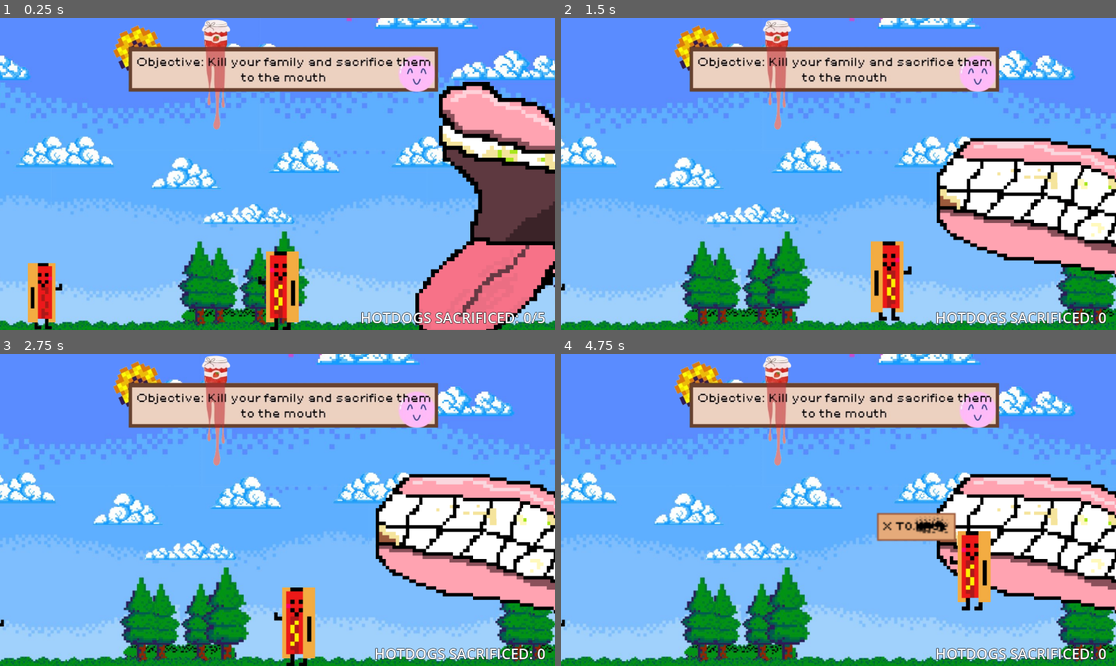
Above: before the commit, frames 1-4 (two rows, left to right).
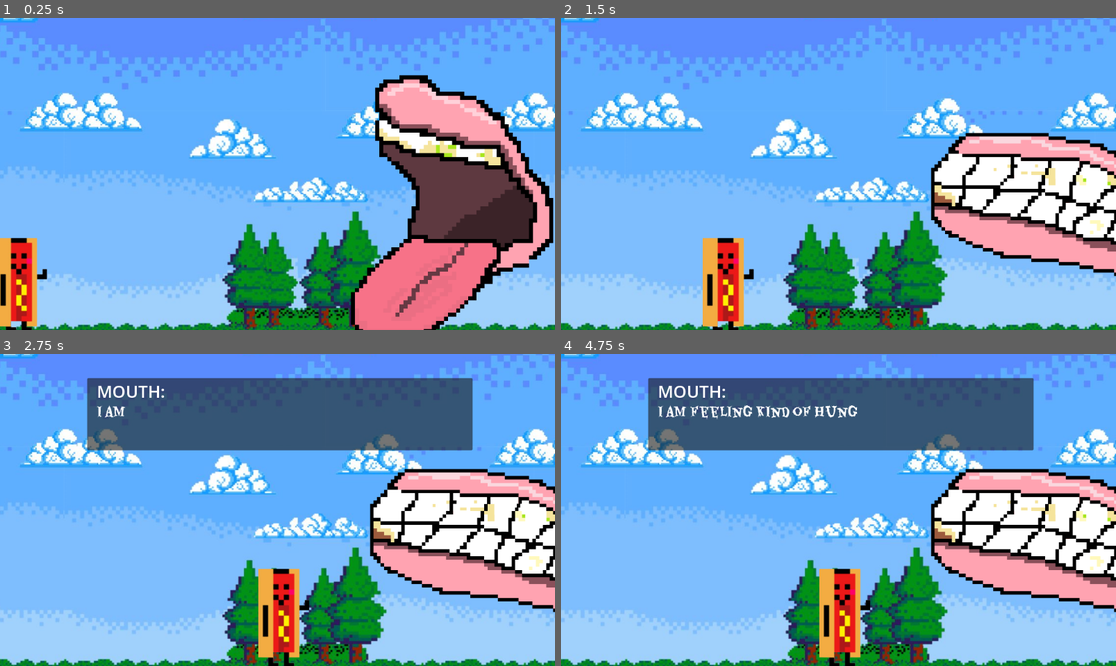
Above: after the commit, the same moments.

Repository: AudreyS108/daydream-project
Game: Godot game, scene res://scenes/CutsceneStart.tscn
The game is run twice, just before and just after one commit, with the same random seed, the same clock (stepped at 60 frames per second) and the same inputs. Before the commit the project starts from res://scenes/game.tscn.
Inputs:
- Up to frame 1 (0.25 s): no input
- Up to frame 2 (1.5 s): tap Enter (ui_accept) at 0.5, 0.77 s; hold Right (ui_right) from 0.53 s (still down); tap F at 0.6 s; tap X at 1.35 s
- Up to frame 3 (2.75 s): tap Enter (ui_accept) at 1.52 s; release Right (ui_right) at 2.03 s; hold Left (ui_left) from 2.03 s (still down); tap F at 2.1 s
- Up to frame 4 (4.75 s): release Left (ui_left) at 2.78 s; hold Right (ui_right) 2.78-4.28 s; tap X at 2.85, 4.35 s; tap Enter (ui_accept) at 3.02, 3.77, 4.52 s; tap F at 3.6 s; hold Left (ui_left) from 4.28 s (still down)

The runs differ from the first frame. In frame 1, 61% of the frame differs, in the area x 0-100%, y 0-100%; in frame 2, 55%; in frame 3, 59%; in frame 4, 60%.

Commit message:
CUTSCENE ADDED
- Created cutscene
- used animation player
- Added script to handle cutscene
- Added voice acting (by @Sevastipol )

Diff:
--- a/project.godot
+++ b/project.godot
@@ -11,7 +11,7 @@
 [application]
 
 config/name="Daydream Project"
-run/main_scene="uid://lhoagjgbcmbs"
+run/main_scene="uid://gk7q5u45l026"
 config/features=PackedStringArray("4.4", "Forward Plus")
 config/icon="res://icon.svg"
 
@@ -27,6 +27,7 @@
 , Object(InputEventKey,"resource_local_to_scene":false,"resource_name":"","device":0,"window_id":0,"alt_pressed":false, …(185 unchanged characters)…
 , Object(InputEventKey,"resource_local_to_scene":false,"resource_name":"","device":0,"window_id":0,"alt_pressed":false, …(181 unchanged characters)…
 , Object(InputEventKey,"resource_local_to_scene":false,"resource_name":"","device":-1,"window_id":0,"alt_pressed":false …(183 unchanged characters)…
+, Object(InputEventKey,"resource_local_to_scene":false,"resource_name":"","device":0,"window_id":0,"alt_pressed":false,"shift_pressed":false,"ctrl_pressed":false,"meta_pressed":false,"pressed":false,"keycode":0,"physical_keycode":4194320,"key_label":0,"unicode":0,"location":0,"echo":false,"script":null)
 ]
 }
 ui_left={
@@ -45,6 +46,14 @@
 , Object(InputEventKey,"resource_local_to_scene":false,"resource_name":"","device":0,"window_id":0,"alt_pressed":false,"shift_pressed":false,"ctrl_pressed":false,"meta_pressed":false,"pressed":false,"keycode":0,"physical_keycode":68,"key_label":0,"unicode":0,"location":0,"echo":false,"script":null)
 ]
 }
+ui_up={
+"deadzone": 0.5,
+"events": [Object(InputEventKey,"resource_local_to_scene":false,"resource_name":"","device":0,"window_id":0,"alt_pressed":false,"shift_pressed":false,"ctrl_pressed":false,"meta_pressed":false,"pressed":false,"keycode":4194320,"physical_keycode":0,"key_label":0,"unicode":0,"location":0,"echo":false,"script":null)
+, Object(InputEventJoypadButton,"resource_local_to_scene":false,"resource_name":"","device":0,"button_index":11,"pressure":0.0,"pressed":false,"script":null)
+, Object(InputEventJoypadMotion,"resource_local_to_scene":false,"resource_name":"","device":0,"axis":1,"axis_value":-1.0,"script":null)
+, Object(InputEventKey,"resource_local_to_scene":false,"resource_name":"","device":0,"window_id":0,"alt_pressed":false,"shift_pressed":false,"ctrl_pressed":false,"meta_pressed":false,"pressed":false,"keycode":0,"physical_keycode":4194320,"key_label":0,"unicode":0,"location":0,"echo":false,"script":null)
+]
+}
 Attack={
 "deadzone": 0.2,
 "events": []
--- /dev/null
+++ b/scenes/CutsceneStart.tscn
@@ -0,0 +1,367 @@
+[gd_scene load_steps=25 format=3 uid="uid://gk7q5u45l026"]
+
+[ext_resource type="Script" uid="uid://ym8rvbwwj6ai" path="res://scenes/cutscene_choice.gd" id="1_d5o1w"]
+[ext_resource type="Texture2D" uid="uid://2n5d4tr7xhjt" path="res://assets/Sprites/BGFINAL.jpg" id="2_1icfg"]
+[ext_resource type="PackedScene" uid="uid://lhoagjgbcmbs" path="res://scenes/game.tscn" id="2_a4faq"]
+[ext_resource type="Texture2D" uid="uid://dk8rp2yhgkhd2" path="res://assets/Sprites/unnamed.png" id="3_a4faq"]
+[ext_resource type="AudioStream" uid="uid://da3c6sr3yvuhn" path="res://assets/Sounds/StartCutsceneAudio.mp3" id="4_a4faq"]
+[ext_resource type="Texture2D" uid="uid://bt3oiwpqn4yjq" path="res://assets/Sprites/unnamed3.png" id="4_chm6r"]
+[ext_resource type="Texture2D" uid="uid://1nqs34mfuwi7" path="res://assets/Sprites/unnamed2.png" id="5_mfsmj"]
+[ext_resource type="Texture2D" uid="uid://pcb33w1ivho1" path="res://assets/Sprites/unnamed4.png" id="6_bag2w"]
+[ext_resource type="Texture2D" uid="uid://8mj6nb8ukygq" path="res://assets/Sprites/unnamed5.png" id="7_pwgtw"]
+[ext_resource type="Texture2D" uid="uid://gilg06xgxgva" path="res://assets/Sprites/CarryHotdog.png" id="8_fphjl"]
+[ext_resource type="Texture2D" uid="uid://bdsr6lj0immch" path="res://assets/Sprites/CarryHotdog2.png" id="9_uincq"]
+[ext_resource type="Texture2D" uid="uid://hj3dm0kqodlo" path="res://assets/Sprites/CarryHotdog3.png" id="10_dhuar"]
+[ext_resource type="Texture2D" uid="uid://bl7y3cu0krj82" path="res://assets/Sprites/CarryHotdog4.png" id="11_lyr5b"]
+[ext_resource type="Texture2D" uid="uid://kbjmgpma3xr3" path="res://assets/Sprites/PlayerNormal1.png" id="12_sv64y"]
+[ext_resource type="Texture2D" uid="uid://b6j1bj2pgfbo6" path="res://assets/Sprites/PlayerNormal2.png" id="13_58eq1"]
+[ext_resource type="Texture2D" uid="uid://cgbnmteyrucud" path="res://assets/Sprites/Player.png" id="14_6wn4t"]
+[ext_resource type="Texture2D" uid="uid://dvt1ccp0fw8bn" path="res://assets/Sprites/Player2.png" id="15_i2xkx"]
+[ext_resource type="FontFile" uid="uid://35s6lnabdsfb" path="res://assets/Fonts/Eater/Eater-Regular.ttf" id="16_dkw1w"]
+
+[sub_resource type="Animation" id="Animation_7rlx5"]
+resource_name = "MakeAChoice"
+length = 13.0
+tracks/0/type = "value"
+tracks/0/imported = false
+tracks/0/enabled = true
+tracks/0/path = NodePath("Characters/Player:position")
+tracks/0/interp = 1
+tracks/0/loop_wrap = true
+tracks/0/keys = {
+"times": PackedFloat32Array(0, 2.5),
+"transitions": PackedFloat32Array(1, 1),
+"update": 0,
+"values": [Vector2(-430, -160), Vector2(175, -160)]
+}
+tracks/1/type = "value"
+tracks/1/imported = false
+tracks/1/enabled = true
+tracks/1/path = NodePath("Characters/Player:frame")
+tracks/1/interp = 1
+tracks/1/loop_wrap = true
+tracks/1/keys = {
+"times": PackedFloat32Array(0.25, 0.5, 0.766667, 1.01667, 1.26667, 1.51667, 1.78333, 2.03333, 2.26667, 2.51667),
+"transitions": PackedFloat32Array(1, 1, 1, 1, 1, 1, 1, 1, 1, 1),
+"update": 1,
+"values": [1, 0, 1, 0, 1, 0, 1, 0, 1, 0]
+}
+tracks/2/type = "value"
+tracks/2/imported = false
+tracks/2/enabled = true
+tracks/2/path = NodePath("UI/Panel:visible")
+tracks/2/interp = 1
+tracks/2/loop_wrap = true
+tracks/2/keys = {
+"times": PackedFloat32Array(0, 2.5),
+"transitions": PackedFloat32Array(1, 1),
+"update": 1,
+"values": [false, true]
+}
+tracks/3/type = "value"
+tracks/3/imported = false
+tracks/3/enabled = true
+tracks/3/path = NodePath("UI/Panel/Label:text")
+tracks/3/interp = 1
+tracks/3/loop_wrap = true
+tracks/3/keys = {
+"times": PackedFloat32Array(2.5),
+"transitions": PackedFloat32Array(1),
+"update": 1,
+"values": ["MOUTH:"]
+}
+tracks/4/type = "value"
+tracks/4/imported = false
+tracks/4/enabled = true
+tracks/4/path = NodePath("UI/Panel/RichTextLabel:text")
+tracks/4/interp = 1
+tracks/4/loop_wrap = true
+tracks/4/keys = {
+"times": PackedFloat32Array(2.5),
+"transitions": PackedFloat32Array(1),
+"update": 1,
+"values": ["I am feeling kind of hungry. Feed me 5 hotdogs and I should be full."]
+}
+tracks/5/type = "value"
+tracks/5/imported = false
+tracks/5/enabled = true
+tracks/5/path = NodePath("UI/Panel/RichTextLabel:visible_ratio")
+tracks/5/interp = 1
+tracks/5/loop_wrap = true
+tracks/5/keys = {
+"times": PackedFloat32Array(2.3, 8.86667),
+"transitions": PackedFloat32Array(1, 1),
+"update": 0,
+"values": [0.0, 1.0]
+}
+tracks/6/type = "method"
+tracks/6/imported = false
+tracks/6/enabled = true
+tracks/6/path = NodePath(".")
+tracks/6/interp = 1
+tracks/6/loop_wrap = true
+tracks/6/keys = {
+"times": PackedFloat32Array(2.46667, 12.5),
+"transitions": PackedFloat32Array(1, 1),
+"values": [{
+"args": [],
+"method": &"_playSound"
+}, {
+"args": [],
+"method": &"_changeScene"
+}]
+}
+
+[sub_resource type="Animation" id="Animation_fymfc"]
+length = 0.001
+tracks/0/type = "value"
+tracks/0/imported = false
+tracks/0/enabled = true
+tracks/0/path = NodePath("Characters/Player:position")
+tracks/0/interp = 1
+tracks/0/loop_wrap = true
+tracks/0/keys = {
+"times": PackedFloat32Array(0),
+"transitions": PackedFloat32Array(1),
+"update": 0,
+"values": [Vector2(-84, -102)]
+}
+tracks/1/type = "value"
+tracks/1/imported = false
+tracks/1/enabled = true
+tracks/1/path = NodePath("Characters/Player:frame")
+tracks/1/interp = 1
+tracks/1/loop_wrap = true
+tracks/1/keys = {
+"times": PackedFloat32Array(0),
+"transitions": PackedFloat32Array(1),
+"update": 1,
+"values": [0]
+}
+tracks/2/type = "value"
+tracks/2/imported = false
+tracks/2/enabled = true
+tracks/2/path = NodePath("UI/Panel:visible")
+tracks/2/interp = 1
+tracks/2/loop_wrap = true
+tracks/2/keys = {
+"times": PackedFloat32Array(0),
+"transitions": PackedFloat32Array(1),
+"update": 1,
+"values": [false]
+}
+tracks/3/type = "value"
+tracks/3/imported = false
+tracks/3/enabled = true
+tracks/3/path = NodePath("UI/Panel/Label:text")
+tracks/3/interp = 1
+tracks/3/loop_wrap = true
+tracks/3/keys = {
+"times": PackedFloat32Array(0),
+"transitions": PackedFloat32Array(1),
+"update": 1,
+"values": ["TITLE:"]
+}
+tracks/4/type = "value"
+tracks/4/imported = false
+tracks/4/enabled = true
+tracks/4/path = NodePath("UI/Panel/RichTextLabel:text")
+tracks/4/interp = 1
+tracks/4/loop_wrap = true
+tracks/4/keys = {
+"times": PackedFloat32Array(0),
+"transitions": PackedFloat32Array(1),
+"update": 1,
+"values": ["Insert dialogue here"]
+}
+tracks/5/type = "value"
+tracks/5/imported = false
+tracks/5/enabled = true
+tracks/5/path = NodePath("UI/Panel/RichTextLabel:visible_ratio")
+tracks/5/interp = 1
+tracks/5/loop_wrap = true
+tracks/5/keys = {
+"times": PackedFloat32Array(0),
+"transitions": PackedFloat32Array(1),
+"update": 0,
+"values": [1.0]
+}
+
+[sub_resource type="AnimationLibrary" id="AnimationLibrary_fymfc"]
+_data = {
+&"MakeAChoice": SubResource("Animation_7rlx5"),
+&"RESET": SubResource("Animation_fymfc")
+}
+
+[sub_resource type="SpriteFrames" id="SpriteFrames_611mn"]
+animations = [{
+"frames": [{
+"duration": 1.0,
+"texture": ExtResource("3_a4faq")
+}, {
+"duration": 1.0,
+"texture": ExtResource("4_chm6r")
+}],
+"loop": true,
+"name": &"Default",
+"speed": 2.0
+}, {
+"frames": [{
+"duration": 1.0,
+"texture": ExtResource("5_mfsmj")
+}, {
+"duration": 1.0,
+"texture": ExtResource("6_bag2w")
+}, {
+"duration": 1.0,
+"texture": ExtResource("7_pwgtw")
+}, {
+"duration": 1.0,
+"texture": ExtResource("3_a4faq")
+}],
+"loop": true,
+"name": &"With_Ketchup",
+"speed": 3.0
+}, {
+"frames": [{
+"duration": 1.0,
+"texture": ExtResource("5_mfsmj")
+}, {
+"duration": 1.0,
+"texture": ExtResource("3_a4faq")
+}],
+"loop": true,
+"name": &"With_some_ketchup",
+"speed": 2.0
+}]
+
+[sub_resource type="SpriteFrames" id="SpriteFrames_okmvt"]
+animations = [{
+"frames": [{
+"duration": 1.0,
+"texture": ExtResource("8_fphjl")
+}],
+"loop": true,
+"name": &"Holding1",
+"speed": 5.0
+}, {
+"frames": [{
+"duration": 1.0,
+"texture": ExtResource("9_uincq")
+}],
+"loop": true,
+"name": &"Holding2",
+"speed": 5.0
+}, {
+"frames": [{
+"duration": 1.0,
+"texture": ExtResource("10_dhuar")
+}],
+"loop": true,
+"name": &"Holding3",
+"speed": 5.0
+}, {
+"frames": [{
+"duration": 1.0,
+"texture": ExtResource("11_lyr5b")
+}],
+"loop": true,
+"name": &"Holding4",
+"speed": 5.0
+}, {
+"frames": [{
+"duration": 1.0,
+"texture": ExtResource("12_sv64y")
+}, {
+"duration": 1.0,
+"texture": ExtResource("13_58eq1")
+}],
+"loop": true,
+"name": &"Idle",
+"speed": 3.0
+}, {
+"frames": [{
+"duration": 1.0,
+"texture": ExtResource("14_6wn4t")
+}, {
+"duration": 1.0,
+"texture": ExtResource("15_i2xkx")
+}],
+"loop": true,
+"name": &"IdleCutscene",
+"speed": 3.0
+}]
+
+[sub_resource type="WorldBoundaryShape2D" id="WorldBoundaryShape2D_7rlx5"]
+
+[node name="CutsceneStart" type="Node2D" node_paths=PackedStringArray("animationPlr")]
+script = ExtResource("1_d5o1w")
+animationPlr = NodePath("AnimationPlayer")
+autoplay = true
+gameplay_Scene = ExtResource("2_a4faq")
+
+[node name="AnimationPlayer" type="AnimationPlayer" parent="."]
+libraries = {
+&"": SubResource("AnimationLibrary_fymfc")
+}
+autoplay = "MakeAChoice"
+
+[node name="Bgfinal2" type="Sprite2D" parent="."]
+position = Vector2(619, 116)
+scale = Vector2(1.01667, 1.01667)
+texture = ExtResource("2_1icfg")
+
+[node name="AudioStreamPlayer2D" type="AudioStreamPlayer2D" parent="."]
+stream = ExtResource("4_a4faq")
+
+[node name="Characters" type="Node2D" parent="."]
+position = Vector2(414, 650)
+
+[node name="Mouth" type="AnimatedSprite2D" parent="Characters"]
+position = Vector2(684, -259)
+scale = Vector2(0.7, 0.708)
+sprite_frames = SubResource("SpriteFrames_611mn")
+animation = &"Default"
+autoplay = "Default"
+
+[node name="Player" type="AnimatedSprite2D" parent="Characters"]
+position = Vector2(-84, -102)
+scale = Vector2(0.551667, 0.551667)
+sprite_frames = SubResource("SpriteFrames_okmvt")
+animation = &"IdleCutscene"
+autoplay = "IdleCutscene"
+
+[node name="StaticBody2D" type="StaticBody2D" parent="."]
+position = Vector2(0, 1086)
+
+[node name="CollisionShape2D" type="CollisionShape2D" parent="StaticBody2D"]
+shape = SubResource("WorldBoundaryShape2D_7rlx5")
+
+[node name="UI" type="CanvasLayer" parent="."]
+
+[node name="Panel" type="Panel" parent="UI"]
+visible = false
+offset_left = 181.0
+offset_top = 50.0
+offset_right = 981.0
+offset_bottom = 200.0
+
+[node name="Label" type="Label" parent="UI/Panel"]
+layout_mode = 0
+offset_left = 20.0
+offset_top = 3.0
+offset_right = 250.0
+offset_bottom = 52.0
+theme_override_font_sizes/font_size = 35
+text = "TITLE:"
+
+[node name="RichTextLabel" type="RichTextLabel" parent="UI/Panel"]
+layout_mode = 0
+offset_left = 20.0
+offset_top = 41.0
+offset_right = 777.0
+offset_bottom = 174.0
+theme_override_fonts/normal_font = ExtResource("16_dkw1w")
+theme_override_font_sizes/normal_font_size = 28
+text = "Insert dialogue here"
+scroll_active = false
--- a/scenes/MouthArea.tscn
+++ b/scenes/MouthArea.tscn
@@ -3,15 +3,15 @@
 [ext_resource type="Texture2D" uid="uid://dmr0oy2ajpwai" path="res://assets/Sprites/X Sign.png" id="1_xvb41"]
 
 [sub_resource type="RectangleShape2D" id="RectangleShape2D_2n6h3"]
-size = Vector2(316, 43)
+size = Vector2(443, 309.5)
 
 [node name="MouthArea" type="Area2D"]
 
 [node name="CollisionShape2D" type="CollisionShape2D" parent="."]
-position = Vector2(-39, 10)
+position = Vector2(-102.5, 143.25)
 shape = SubResource("RectangleShape2D_2n6h3")
 
 [node name="XSign" type="Sprite2D" parent="CollisionShape2D"]
-position = Vector2(-307, -148)
+position = Vector2(-243.5, -281.25)
 scale = Vector2(4.07708, 4.00181)
 texture = ExtResource("1_xvb41")
--- a/scenes/Player.tscn
+++ b/scenes/Player.tscn
@@ -81,3 +81,5 @@
 [node name="CollisionShape2D" type="CollisionShape2D" parent="."]
 position = Vector2(-94.5, -52.75)
 shape = SubResource("RectangleShape2D_v6fml")
+
+[node name="Sprite2D" type="Sprite2D" parent="."]
--- /dev/null
+++ b/scenes/cutscene_choice.gd
@@ -0,0 +1,22 @@
+extends Node2D
+
+@export var animationPlr : AnimationPlayer
+@export var autoplay = false
+@export var gameplay_Scene: PackedScene
+
+@onready var audioPLR : AudioStreamPlayer2D = $AudioStreamPlayer2D
+
+# Called when the node enters the scene tree for the first time.
+func _ready() -> void:
+	pass # Replace with function body.
+
+# Called every frame. 'delta' is the elapsed time since the previous frame.
+func _process(delta: float) -> void:
+	pass
+
+func _changeScene():
+	get_tree().change_scene_to_packed(gameplay_Scene) # FIX HERE
+
+func _playSound():
+	audioPLR.stream = load("res://assets/Sounds/StartCutsceneAudio.mp3")
+	audioPLR.play()
--- /dev/null
+++ b/scenes/cutscene_choice.tscn
@@ -0,0 +1,342 @@
+[gd_scene load_steps=23 format=3 uid="uid://kv6k3u3jjuye"]
+
+[ext_resource type="Texture2D" uid="uid://2n5d4tr7xhjt" path="res://assets/Sprites/BGFINAL.jpg" id="1_1op8x"]
+[ext_resource type="Script" uid="uid://ym8rvbwwj6ai" path="res://scenes/cutscene_choice.gd" id="1_y0gh3"]
+[ext_resource type="Texture2D" uid="uid://dk8rp2yhgkhd2" path="res://assets/Sprites/unnamed.png" id="2_qpu5d"]
+[ext_resource type="Texture2D" uid="uid://bt3oiwpqn4yjq" path="res://assets/Sprites/unnamed3.png" id="3_oftq6"]
+[ext_resource type="Texture2D" uid="uid://1nqs34mfuwi7" path="res://assets/Sprites/unnamed2.png" id="4_i1l8k"]
+[ext_resource type="Texture2D" uid="uid://pcb33w1ivho1" path="res://assets/Sprites/unnamed4.png" id="5_fnbpi"]
+[ext_resource type="Texture2D" uid="uid://8mj6nb8ukygq" path="res://assets/Sprites/unnamed5.png" id="6_0xrp4"]
+[ext_resource type="Texture2D" uid="uid://gilg06xgxgva" path="res://assets/Sprites/CarryHotdog.png" id="7_r0n6m"]
+[ext_resource type="Texture2D" uid="uid://bdsr6lj0immch" path="res://assets/Sprites/CarryHotdog2.png" id="8_7rlx5"]
+[ext_resource type="Texture2D" uid="uid://cgbnmteyrucud" path="res://assets/Sprites/Player.png" id="8_fymfc"]
+[ext_resource type="Texture2D" uid="uid://hj3dm0kqodlo" path="res://assets/Sprites/CarryHotdog3.png" id="9_fymfc"]
+[ext_resource type="Texture2D" uid="uid://bl7y3cu0krj82" path="res://assets/Sprites/CarryHotdog4.png" id="10_okmvt"]
+[ext_resource type="Texture2D" uid="uid://kbjmgpma3xr3" path="res://assets/Sprites/PlayerNormal1.png" id="11_y0gh3"]
+[ext_resource type="Texture2D" uid="uid://b6j1bj2pgfbo6" path="res://assets/Sprites/PlayerNormal2.png" id="12_ckb2c"]
+[ext_resource type="Texture2D" uid="uid://dvt1ccp0fw8bn" path="res://assets/Sprites/Player2.png" id="14_fymfc"]
+[ext_resource type="FontFile" uid="uid://35s6lnabdsfb" path="res://assets/Fonts/Eater/Eater-Regular.ttf" id="15_okmvt"]
+
+[sub_resource type="Animation" id="Animation_7rlx5"]
+resource_name = "MakeAChoice"
+length = 30.0
+tracks/0/type = "value"
+tracks/0/imported = false
+tracks/0/enabled = true
+tracks/0/path = NodePath("Characters/Player:position")
+tracks/0/interp = 1
+tracks/0/loop_wrap = true
+tracks/0/keys = {
+"times": PackedFloat32Array(0, 2.5),
+"transitions": PackedFloat32Array(1, 1),
+"update": 0,
+"values": [Vector2(-430, -160), Vector2(175, -160)]
+}
+tracks/1/type = "value"
+tracks/1/imported = false
+tracks/1/enabled = true
+tracks/1/path = NodePath("Characters/Player:frame")
+tracks/1/interp = 1
+tracks/1/loop_wrap = true
+tracks/1/keys = {
+"times": PackedFloat32Array(0.25, 0.5, 0.766667, 1.01667, 1.26667, 1.51667, 1.78333, 2.03333, 2.26667, 2.51667),
+"transitions": PackedFloat32Array(1, 1, 1, 1, 1, 1, 1, 1, 1, 1),
+"update": 1,
+"values": [1, 0, 1, 0, 1, 0, 1, 0, 1, 0]
+}
+tracks/2/type = "value"
+tracks/2/imported = false
+tracks/2/enabled = true
+tracks/2/path = NodePath("UI/Panel:visible")
+tracks/2/interp = 1
+tracks/2/loop_wrap = true
+tracks/2/keys = {
+"times": PackedFloat32Array(0, 2.5),
+"transitions": PackedFloat32Array(1, 1),
+"update": 1,
+"values": [false, true]
+}
+tracks/3/type = "value"
+tracks/3/imported = false
+tracks/3/enabled = true
+tracks/3/path = NodePath("UI/Panel/Label:text")
+tracks/3/interp = 1
+tracks/3/loop_wrap = true
+tracks/3/keys = {
+"times": PackedFloat32Array(2.5),
+"transitions": PackedFloat32Array(1),
+"update": 1,
+"values": ["MOUTH:"]
+}
+tracks/4/type = "value"
+tracks/4/imported = false
+tracks/4/enabled = true
+tracks/4/path = NodePath("UI/Panel/RichTextLabel:text")
+tracks/4/interp = 1
+tracks/4/loop_wrap = true
+tracks/4/keys = {
+"times": PackedFloat32Array(2.5),
+"transitions": PackedFloat32Array(1),
+"update": 1,
+"values": ["I am feeling kind of hungry. Feed me 5 hotdogs and I should be full."]
+}
+tracks/5/type = "value"
+tracks/5/imported = false
+tracks/5/enabled = true
+tracks/5/path = NodePath("UI/Panel/RichTextLabel:visible_ratio")
+tracks/5/interp = 1
+tracks/5/loop_wrap = true
+tracks/5/keys = {
+"times": PackedFloat32Array(2.3, 6),
+"transitions": PackedFloat32Array(1, 1),
+"update": 0,
+"values": [0.0, 1.0]
+}
+
+[sub_resource type="Animation" id="Animation_fymfc"]
+length = 0.001
+tracks/0/type = "value"
+tracks/0/imported = false
+tracks/0/enabled = true
+tracks/0/path = NodePath("Characters/Player:position")
+tracks/0/interp = 1
+tracks/0/loop_wrap = true
+tracks/0/keys = {
+"times": PackedFloat32Array(0),
+"transitions": PackedFloat32Array(1),
+"update": 0,
+"values": [Vector2(-84, -102)]
+}
+tracks/1/type = "value"
+tracks/1/imported = false
+tracks/1/enabled = true
+tracks/1/path = NodePath("Characters/Player:frame")
+tracks/1/interp = 1
+tracks/1/loop_wrap = true
+tracks/1/keys = {
+"times": PackedFloat32Array(0),
+"transitions": PackedFloat32Array(1),
+"update": 1,
+"values": [0]
+}
+tracks/2/type = "value"
+tracks/2/imported = false
+tracks/2/enabled = true
+tracks/2/path = NodePath("UI/Panel:visible")
+tracks/2/interp = 1
+tracks/2/loop_wrap = true
+tracks/2/keys = {
+"times": PackedFloat32Array(0),
+"transitions": PackedFloat32Array(1),
+"update": 1,
+"values": [false]
+}
+tracks/3/type = "value"
+tracks/3/imported = false
+tracks/3/enabled = true
+tracks/3/path = NodePath("UI/Panel/Label:text")
+tracks/3/interp = 1
+tracks/3/loop_wrap = true
+tracks/3/keys = {
+"times": PackedFloat32Array(0),
+"transitions": PackedFloat32Array(1),
+"update": 1,
+"values": ["TITLE:"]
+}
+tracks/4/type = "value"
+tracks/4/imported = false
+tracks/4/enabled = true
+tracks/4/path = NodePath("UI/Panel/RichTextLabel:text")
+tracks/4/interp = 1
+tracks/4/loop_wrap = true
+tracks/4/keys = {
+"times": PackedFloat32Array(0),
+"transitions": PackedFloat32Array(1),
+"update": 1,
+"values": ["Insert dialogue here"]
+}
+tracks/5/type = "value"
+tracks/5/imported = false
+tracks/5/enabled = true
+tracks/5/path = NodePath("UI/Panel/RichTextLabel:visible_ratio")
+tracks/5/interp = 1
+tracks/5/loop_wrap = true
+tracks/5/keys = {
+"times": PackedFloat32Array(0),
+"transitions": PackedFloat32Array(1),
+"update": 0,
+"values": [1.0]
+}
+
+[sub_resource type="AnimationLibrary" id="AnimationLibrary_fymfc"]
+_data = {
+&"MakeAChoice": SubResource("Animation_7rlx5"),
+&"RESET": SubResource("Animation_fymfc")
+}
+
+[sub_resource type="SpriteFrames" id="SpriteFrames_611mn"]
+animations = [{
+"frames": [{
+"duration": 1.0,
+"texture": ExtResource("2_qpu5d")
+}, {
+"duration": 1.0,
+"texture": ExtResource("3_oftq6")
+}],
+"loop": true,
+"name": &"Default",
+"speed": 2.0
+}, {
+"frames": [{
+"duration": 1.0,
+"texture": ExtResource("4_i1l8k")
+}, {
+"duration": 1.0,
+"texture": ExtResource("5_fnbpi")
+}, {
+"duration": 1.0,
+"texture": ExtResource("6_0xrp4")
+}, {
+"duration": 1.0,
+"texture": ExtResource("2_qpu5d")
+}],
+"loop": true,
+"name": &"With_Ketchup",
+"speed": 3.0
+}, {
+"frames": [{
+"duration": 1.0,
+"texture": ExtResource("4_i1l8k")
+}, {
+"duration": 1.0,
+"texture": ExtResource("2_qpu5d")
+}],
+"loop": true,
+"name": &"With_some_ketchup",
+"speed": 2.0
+}]
+
+[sub_resource type="SpriteFrames" id="SpriteFrames_okmvt"]
+animations = [{
+"frames": [{
+"duration": 1.0,
+"texture": ExtResource("7_r0n6m")
+}],
+"loop": true,
+"name": &"Holding1",
+"speed": 5.0
+}, {
+"frames": [{
+"duration": 1.0,
+"texture": ExtResource("8_7rlx5")
+}],
+"loop": true,
+"name": &"Holding2",
+"speed": 5.0
+}, {
+"frames": [{
+"duration": 1.0,
+"texture": ExtResource("9_fymfc")
+}],
+"loop": true,
+"name": &"Holding3",
+"speed": 5.0
+}, {
+"frames": [{
+"duration": 1.0,
+"texture": ExtResource("10_okmvt")
+}],
+"loop": true,
+"name": &"Holding4",
+"speed": 5.0
+}, {
+"frames": [{
+"duration": 1.0,
+"texture": ExtResource("11_y0gh3")
+}, {
+"duration": 1.0,
+"texture": ExtResource("12_ckb2c")
+}],
+"loop": true,
+"name": &"Idle",
+"speed": 3.0
+}, {
+"frames": [{
+"duration": 1.0,
+"texture": ExtResource("8_fymfc")
+}, {
+"duration": 1.0,
+"texture": ExtResource("14_fymfc")
+}],
+"loop": true,
+"name": &"IdleCutscene",
+"speed": 3.0
+}]
+
+[sub_resource type="WorldBoundaryShape2D" id="WorldBoundaryShape2D_7rlx5"]
+
+[node name="CutsceneStart" type="Node2D"]
+script = ExtResource("1_y0gh3")
+autoplay = null
+
+[node name="AnimationPlayer" type="AnimationPlayer" parent="."]
+libraries = {
+&"": SubResource("AnimationLibrary_fymfc")
+}
+
+[node name="Bgfinal2" type="Sprite2D" parent="."]
+position = Vector2(619, 116)
+scale = Vector2(1.01667, 1.01667)
+texture = ExtResource("1_1op8x")
+
+[node name="Characters" type="Node2D" parent="."]
+position = Vector2(414, 650)
+
+[node name="Mouth" type="AnimatedSprite2D" parent="Characters"]
+position = Vector2(684, -259)
+scale = Vector2(0.7, 0.708)
+sprite_frames = SubResource("SpriteFrames_611mn")
+animation = &"Default"
+autoplay = "Default"
+
+[node name="Player" type="AnimatedSprite2D" parent="Characters"]
+position = Vector2(-84, -102)
+scale = Vector2(0.551667, 0.551667)
+sprite_frames = SubResource("SpriteFrames_okmvt")
+animation = &"IdleCutscene"
+autoplay = "Idle"
+
+[node name="StaticBody2D" type="StaticBody2D" parent="."]
+position = Vector2(0, 1086)
+
+[node name="CollisionShape2D" type="CollisionShape2D" parent="StaticBody2D"]
+shape = SubResource("WorldBoundaryShape2D_7rlx5")
+
+[node name="UI" type="CanvasLayer" parent="."]
+
+[node name="Panel" type="Panel" parent="UI"]
+visible = false
+offset_left = 181.0
+offset_top = 50.0
+offset_right = 981.0
+offset_bottom = 200.0
+
+[node name="Label" type="Label" parent="UI/Panel"]
+layout_mode = 0
+offset_left = 20.0
+offset_top = 3.0
+offset_right = 250.0
+offset_bottom = 52.0
+theme_override_font_sizes/font_size = 35
+text = "TITLE:"
+
+[node name="RichTextLabel" type="RichTextLabel" parent="UI/Panel"]
+layout_mode = 0
+offset_left = 20.0
+offset_top = 41.0
+offset_right = 777.0
+offset_bottom = 174.0
+theme_override_fonts/normal_font = ExtResource("15_okmvt")
+theme_override_font_sizes/normal_font_size = 28
+text = "Insert dialogue here"
+scroll_active = false
--- a/scripts/game.gd
+++ b/scripts/game.gd
@@ -36,6 +36,8 @@
 var current_area = ""
 var nearMouthOutside= false
 var sacrifices = 0
+
+var enableChoicecutscene = false
 
 func _ready() -> void:
 	for hotdog in hotdogs.values():
Binary file added: assets/Fonts/Eater/Eater-Regular.ttf
Not shown, added: assets/Fonts/Eater/Eater-Regular.ttf.import
Not shown, added: assets/Fonts/Eater/OFL.txt
Binary file added: assets/Fonts/hacked-font/Hacked-KerX.ttf
Not shown, added: assets/Fonts/hacked-font/Hacked-KerX.ttf.import
Not shown, added: assets/Fonts/hacked-font/info.txt
Not shown, added: assets/Fonts/hacked-font/misc/readme.txt
Not shown, added: assets/Sounds/StartCutsceneAudio.mp3.import
Binary file added: assets/Sprites/Player.png
Not shown, added: assets/Sprites/Player.png.import
Binary file added: assets/Sprites/Player2.png
Not shown, added: assets/Sprites/Player2.png.import
(and 5 more such lines)
